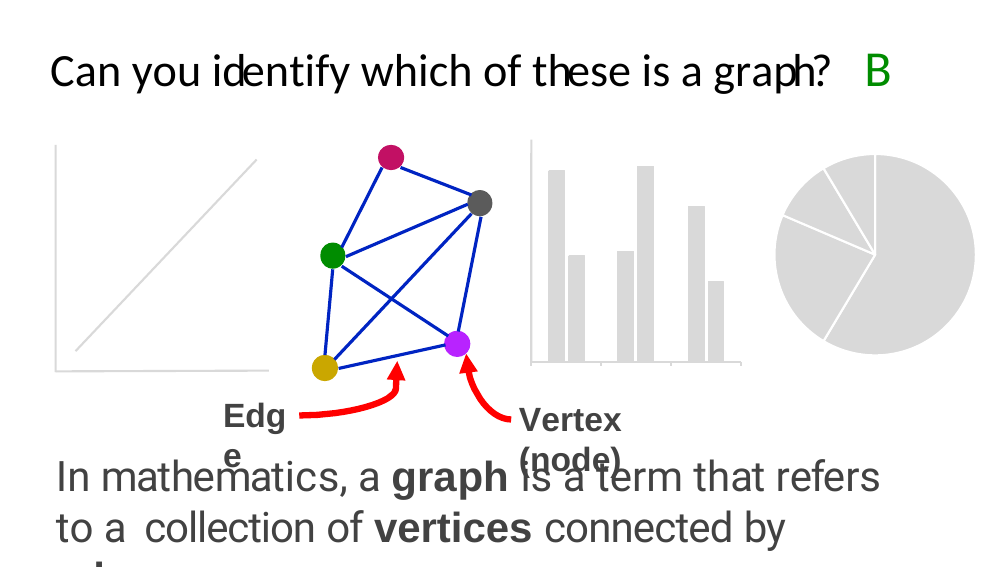
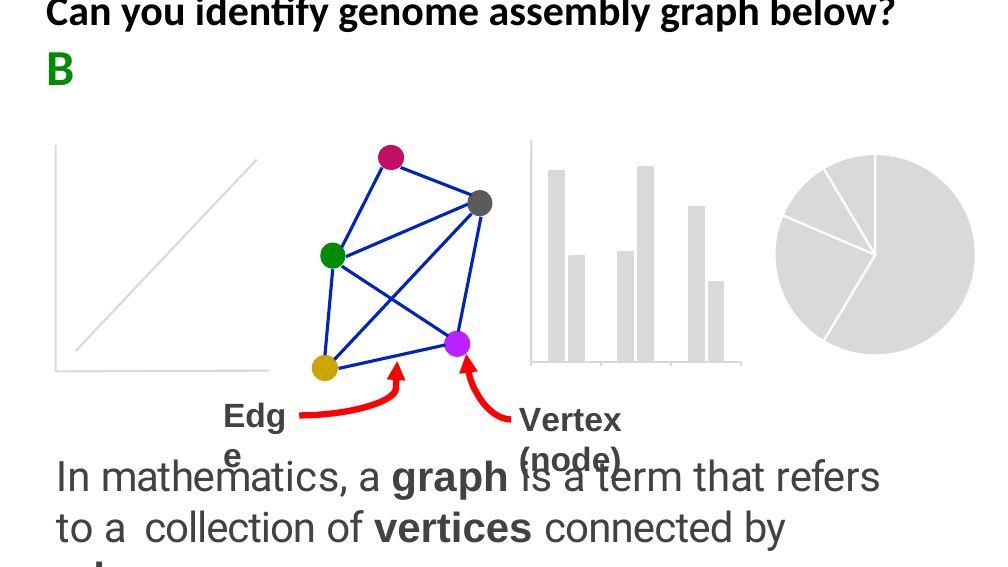
Before and after one commit to Jokendo-collab/aced-bioinfo, a slide deck: slide 10 of JavanIntroSlides/intro2assembly_part1.pptx. Drawn at 1008x567 pixels with LibreOffice and Linux fonts; fonts in the diff are those of the drawing; background and template pictures are left out. Boxes give left, top, right and bottom in pixels: in the first picture for what was removed or moved away, otherwise in the second. Text is boxed around its words. In the diff, an @@ line names an element or a change of style, - is before the commit and + after.

```diff
--- a/JavanIntroSlides/intro2assembly_part1.pptx
+++ b/JavanIntroSlides/intro2assembly_part1.pptx
@@ title at (46,0,896,85): text changed; size 44 to 40 pt; bold on @@
-Can you identify which of these is a graph? B
+Can you identify genome assembly graph below? B
```
Also in this commit, not shown: 8 other slides changed, 1 other file.
